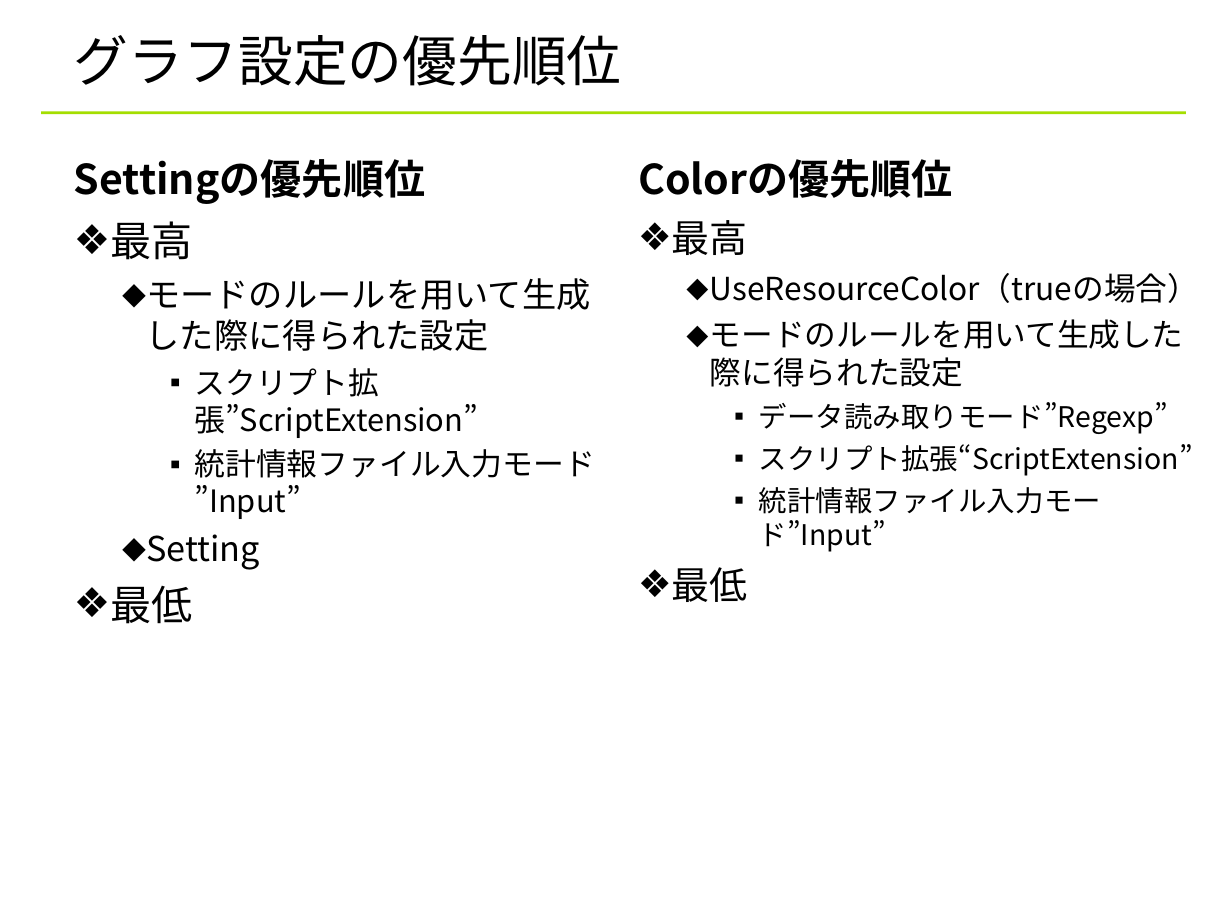
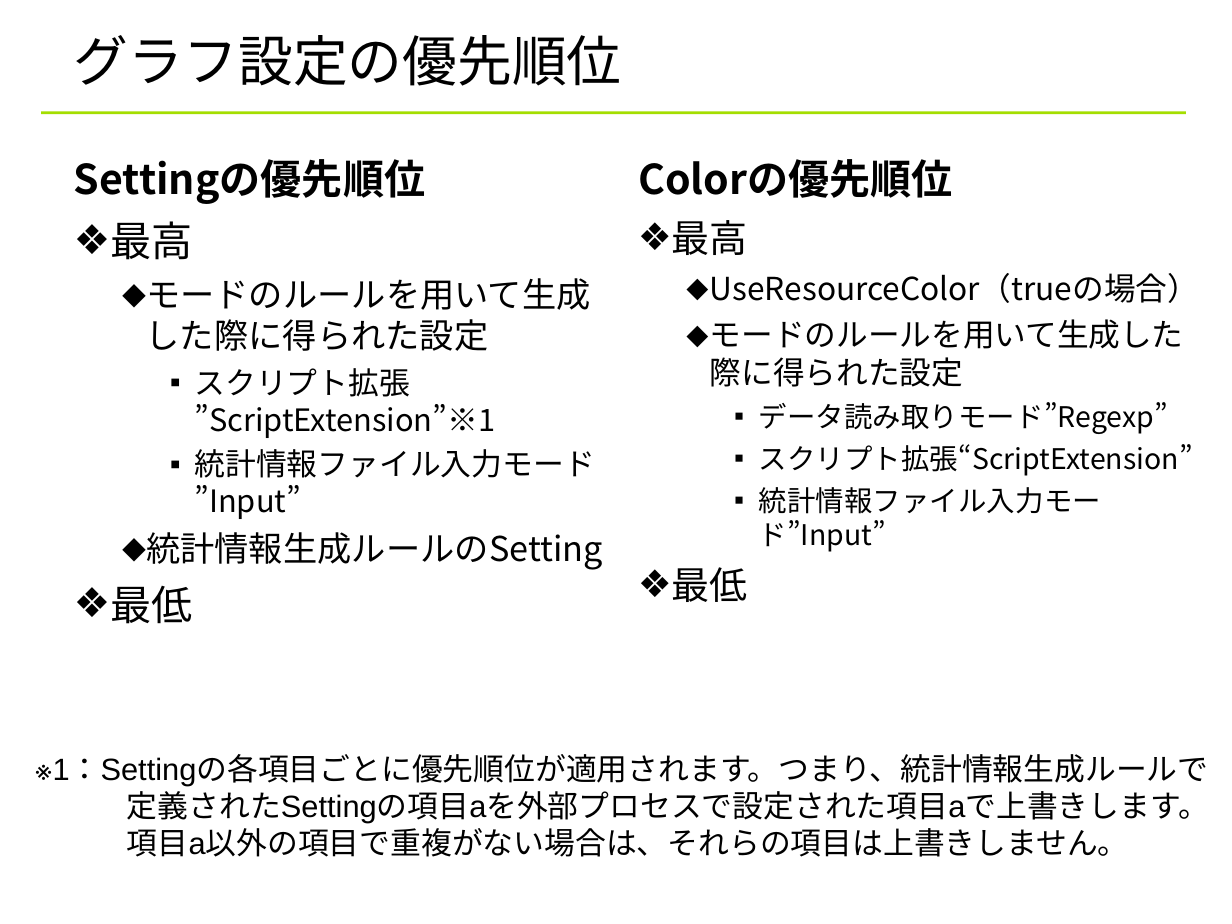
Before and after one commit to YixiaoLi/tlv4mc, a slide deck: slide 43 of doc/statistics_viewer_manual.ppt. Drawn at 1232x924 pixels with LibreOffice and Linux fonts; fonts in the diff are those of the drawing; background and template pictures are left out. Boxes give left, top, right and bottom in pixels: in the first picture for what was removed or moved away, otherwise in the second. Text is boxed around its words. In the diff, an @@ line names an element or a change of style, - is before the commit and + after.

Commit message:
Settingの優先順位についての詳細を記述

```diff
--- a/doc/statistics_viewer_manual.ppt
+++ b/doc/statistics_viewer_manual.ppt
@@ text at [195, 368, 496, 438]: text changed @@
-    ▪ スクリプト拡張”ScriptExtension”
+    ▪ スクリプト拡張
+      ”ScriptExtension”※1
@@ text at [146, 532, 603, 570]: text changed @@
-  ⬥ Setting
+  ⬥ 統計情報生成ルールのSetting
@@ text added at [53, 754, 1209, 857], 18 pt, text #000000 @@
+※1：Settingの各項目ごとに優先順位が適用されます。つまり、統計情報生成ルールで
+定義されたSettingの項目aを外部プロセスで設定された項目aで上書きします。
+項目a以外の項目で重複がない場合は、それらの項目は上書きしません。
```
Also in this commit, not shown: 1 other slide changed, 1 other file.
